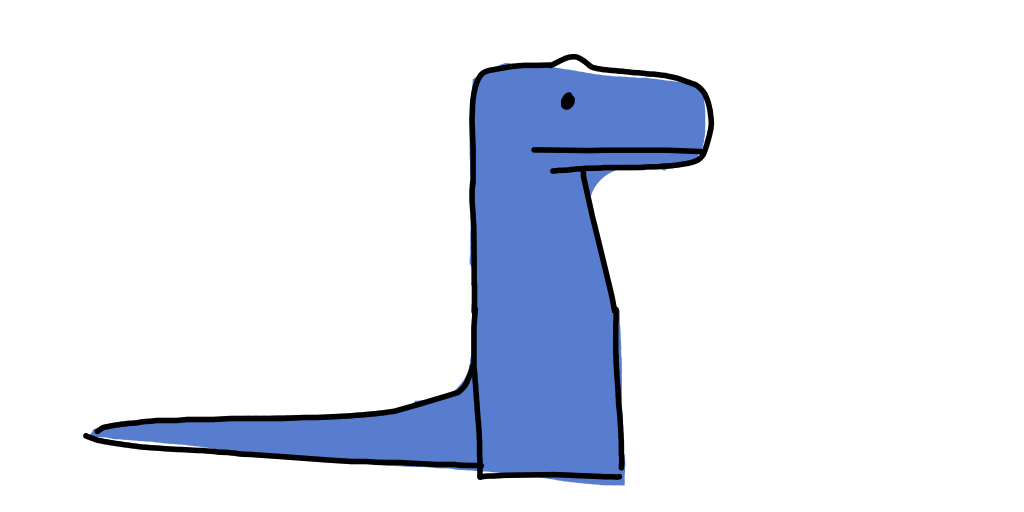
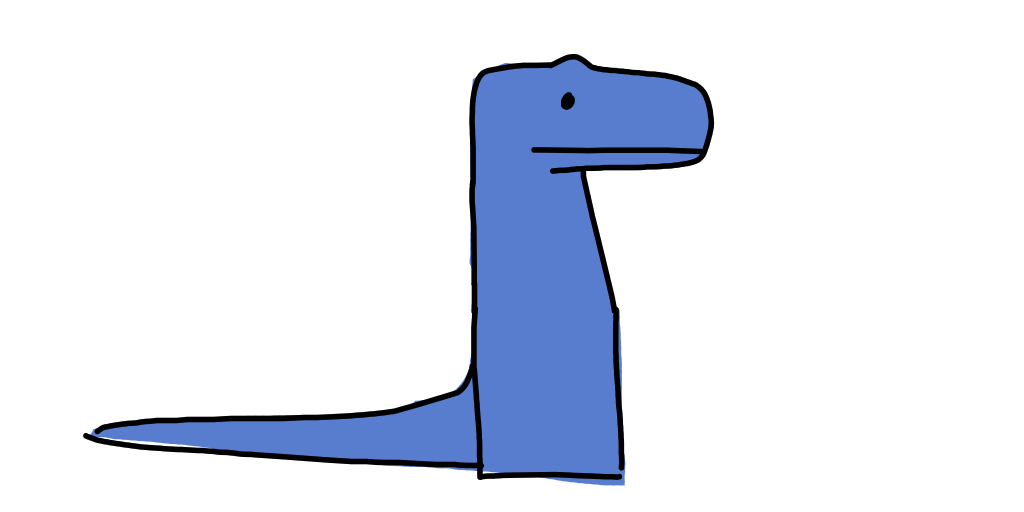
The second (1024, 512) image is a revision of the first. Changes to its layers:
painted on "Layer 2(pasted)" over left=469, top=59, right=714, bottom=196
"Layer 4": blend normal → addition, painted on it over left=469, top=59, right=714, bottom=196
